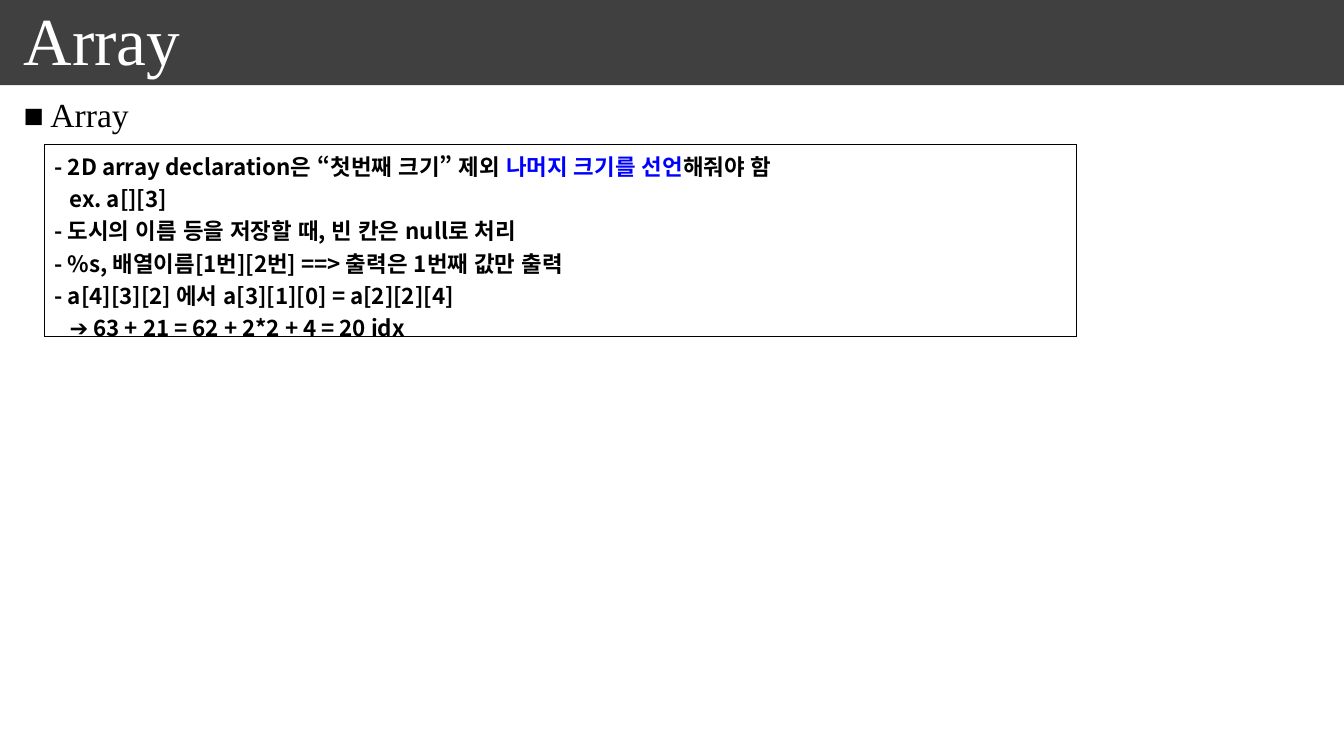
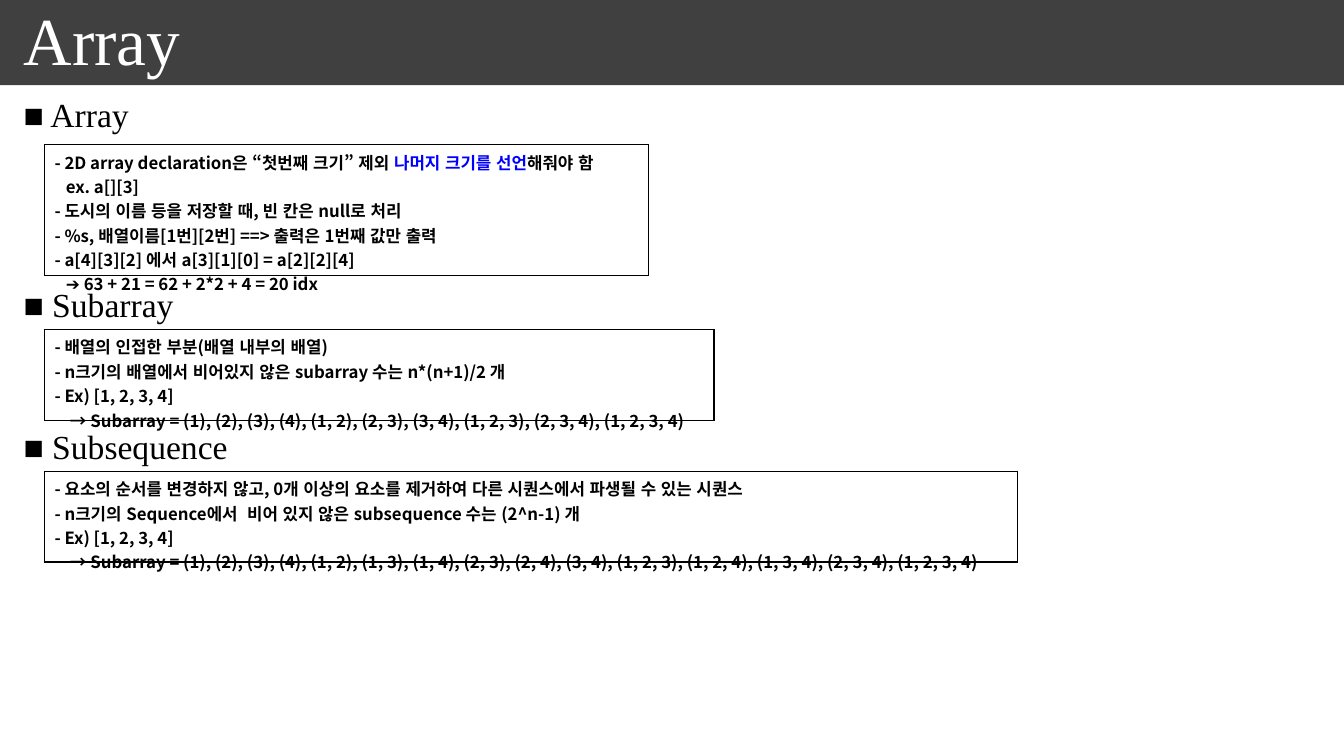
Before and after one commit to seonghokim/Study, a slide deck: slide 42 of everything in c.pptx (slide 41 before the commit). Drawn at 1344x756 pixels with LibreOffice and Linux fonts; fonts in the diff are those of the drawing. Boxes give left, top, right and bottom in pixels: in the first picture for what was removed or moved away, otherwise in the second. Text is boxed around its words. In the diff, an @@ line names an element or a change of style, - is before the commit and + after.

```diff
--- a/everything in c.pptx
+++ b/everything in c.pptx
@@ table at <box>44,144,648,299</box> @@
@@ size 16 to 12 pt @@
@@ table: place and size @@
-table at <box>44,144,1077,341</box>
+table at <box>44,144,648,299</box>
@@ text added at <box>52,290,173,323</box>, 24 pt, text #000000 @@
+■ Subarray
@@ table added at <box>44,330,714,435</box>, 1 rows, 1 columns @@
+- 배열의 인접한 부분(배열 내부의 배열) / - n크기의 배열에서 비어있지 않은 subarray 수는 n*(n+1)/2 개 / - Ex) [1, 2, 3, 4] / → Subarray = (1), (2), (3), (4), (1, 2), (2, 3), (3, 4), (1, 2, 3), (2, 3, 4), (1, 2, 3, 4)
@@ text added at <box>52,435,227,466</box>, 24 pt, text #000000 @@
+■ Subsequence
@@ table added at <box>44,471,1017,576</box>, 1 rows, 1 columns @@
+- 요소의 순서를 변경하지 않고, 0개 이상의 요소를 제거하여 다른 시퀀스에서 파생될 수 있는 시퀀스 / - n크기의 Sequence에서 비어 있지 않은 subsequence 수는 (2^n-1) 개 / - Ex) [1, 2, 3, 4] / → Subarray = (1), (2), (3), (4), (1, 2), (1, 3), (1, 4), (2, 3), (2, 4), (3, 4), (1, 2, 3), (1, 2, 4), (1, 3, 4), (2, 3, 4), (1, 2, 3, 4)
```
Also in this commit, not shown: 1 slide added, 2 other files.
